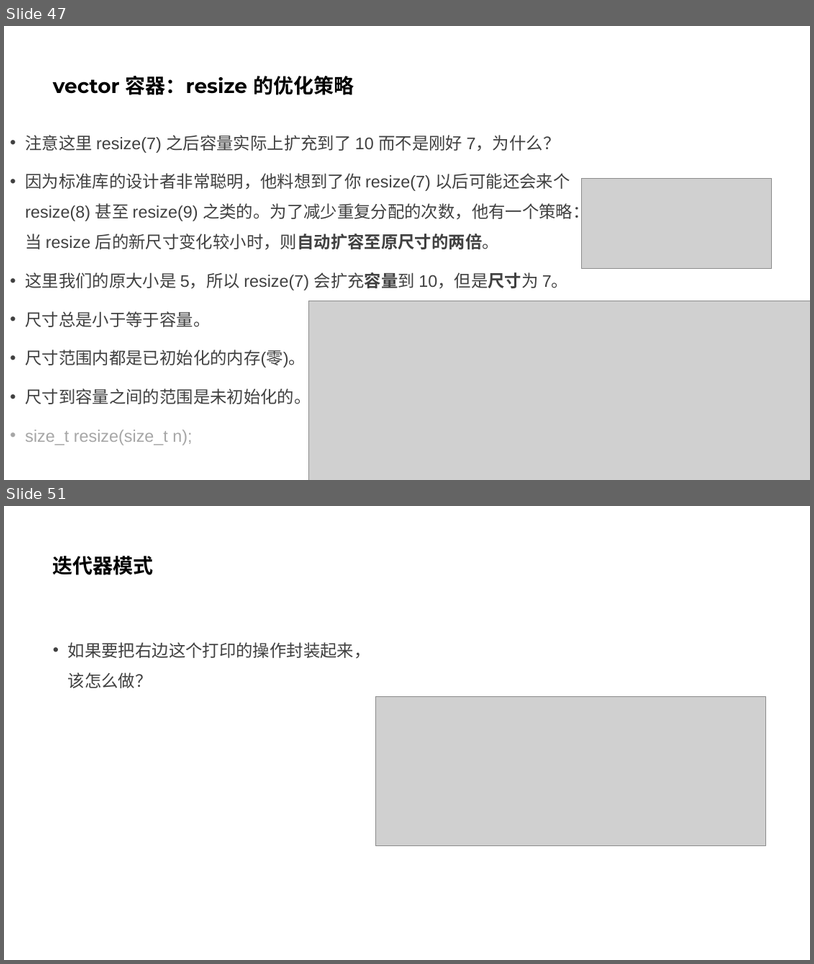
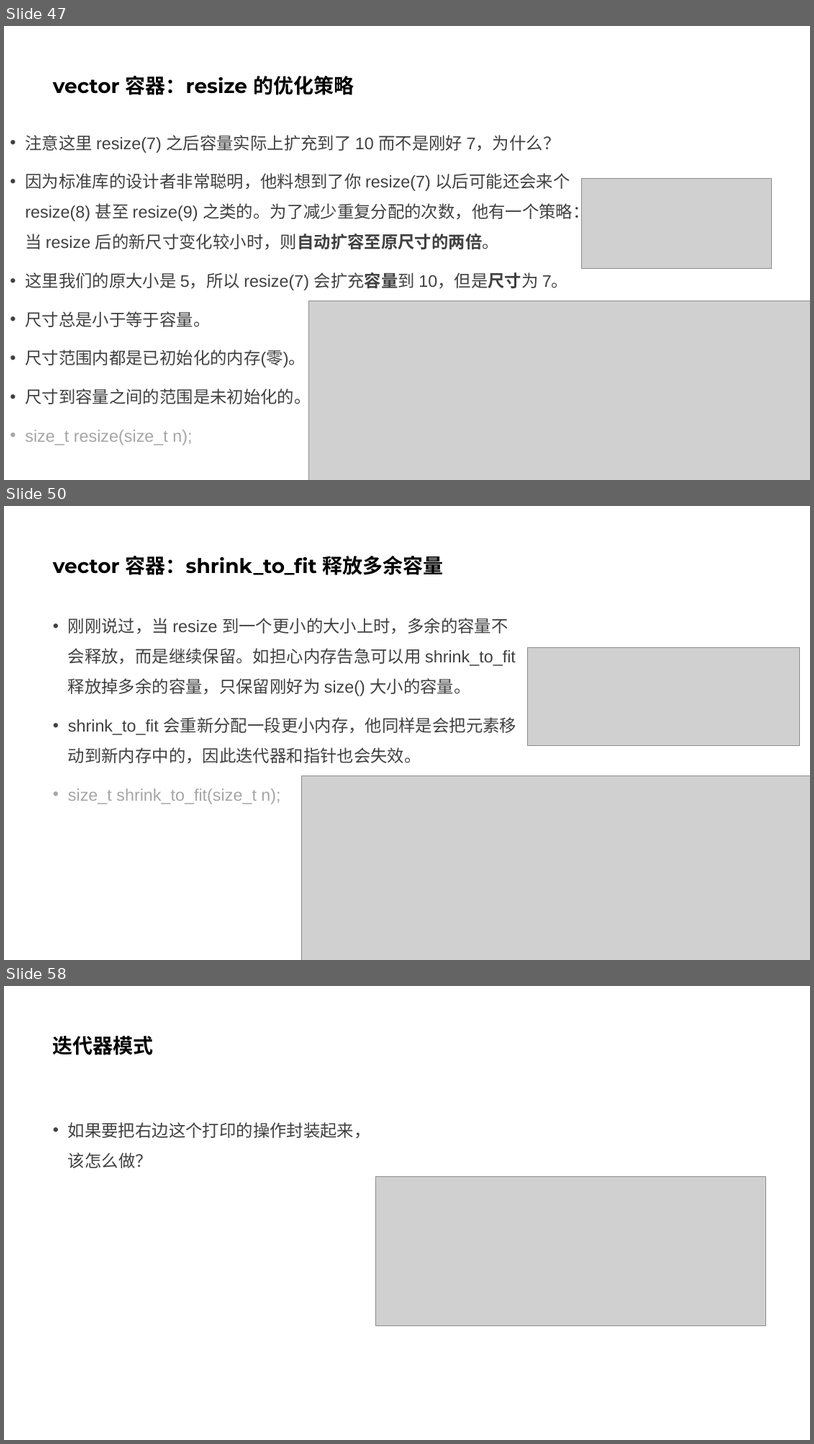
Before and after one commit to parallel101/course, a slide deck: 13/slides.pptx. Shown one above the other, each under a label of ours: slides 47 and 51 before the commit, slides 47, 50 and 58 after it; the slides between them are not shown. The pictures are 814x964 and 814x1444 pixels, drawn with LibreOffice and Linux fonts; fonts in the diff are those of the drawing; grey boxes stand for pictures. Boxes give left, top, right and bottom in pixels: in the first picture for what was removed or moved away, otherwise in the second. Text is boxed around its words. In the diff, an @@ line names an element or a change of style, - is before the commit and + after.

```diff
--- a/13/slides.pptx
+++ b/13/slides.pptx
@@ slide 50 added at (4, 506, 810, 960), background #FFFFFF @@
@@ title added at (53, 556, 444, 575), 24 pt, text #000000, bold @@
+vector 容器：shrink_to_fit 释放多余容量
@@ text added at (68, 618, 517, 804), 20 pt, text #404040 @@
+• 刚刚说过，当 resize 到一个更小的大小上时，多余的容量不会释放，而是继续保留。如担心内存告急可以用 shrink_to_fit 释放掉多余的容量，只保留刚好为 size() 大小的容量。
+• shrink_to_fit 会重新分配一段更小内存，他同样是会把元素移动到新内存中的，因此迭代器和指针也会失效。
+• size_t shrink_to_fit(size_t n);
@@ picture added at (528, 648, 800, 745) @@
@@ picture added at (301, 776, 810, 960) @@
@@ what was slide 51 is now slide 58 @@
```
Also in this commit, not shown: 2 slides changed, 7 other slides added, 1 slide removed, 6 other files.
